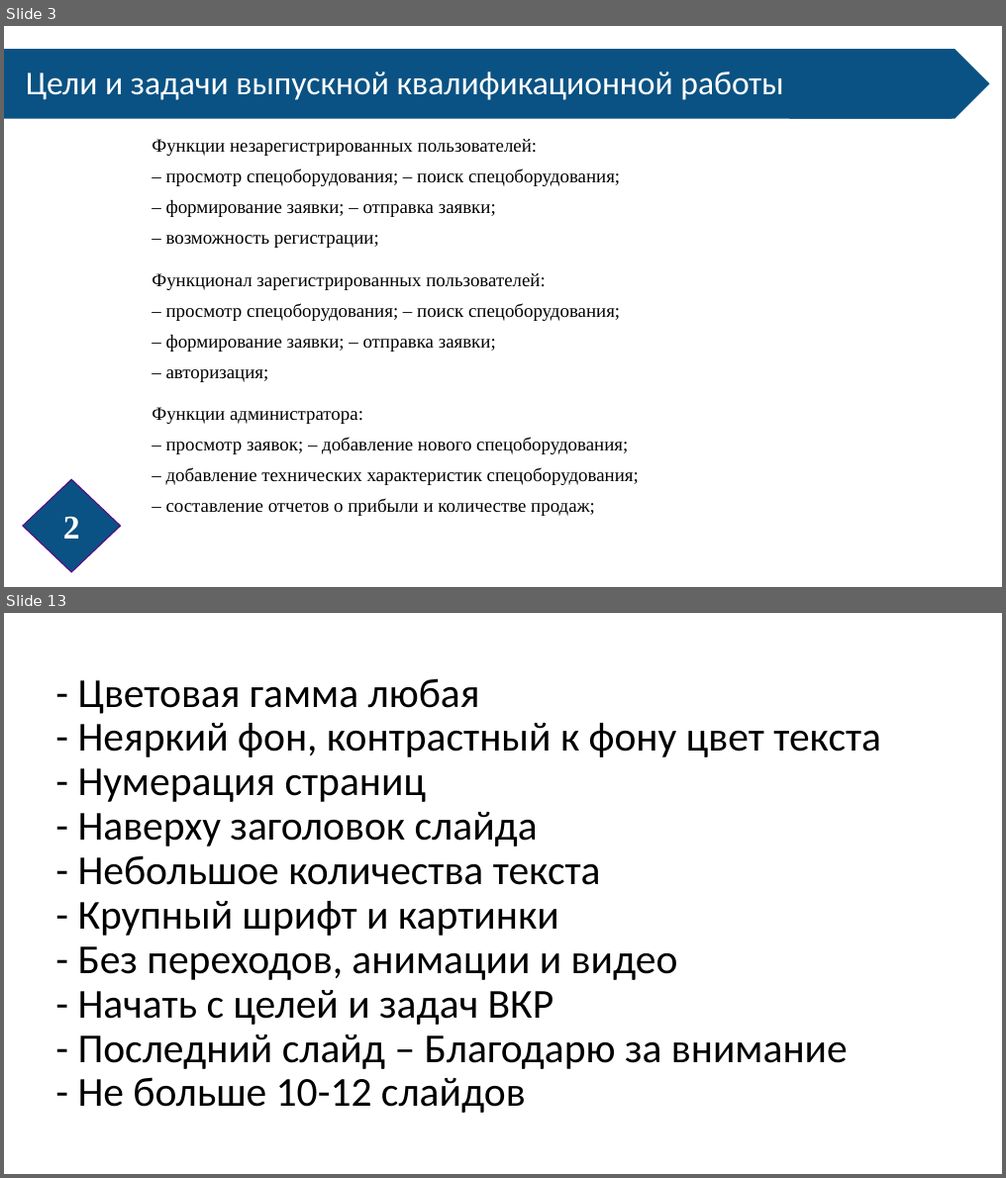
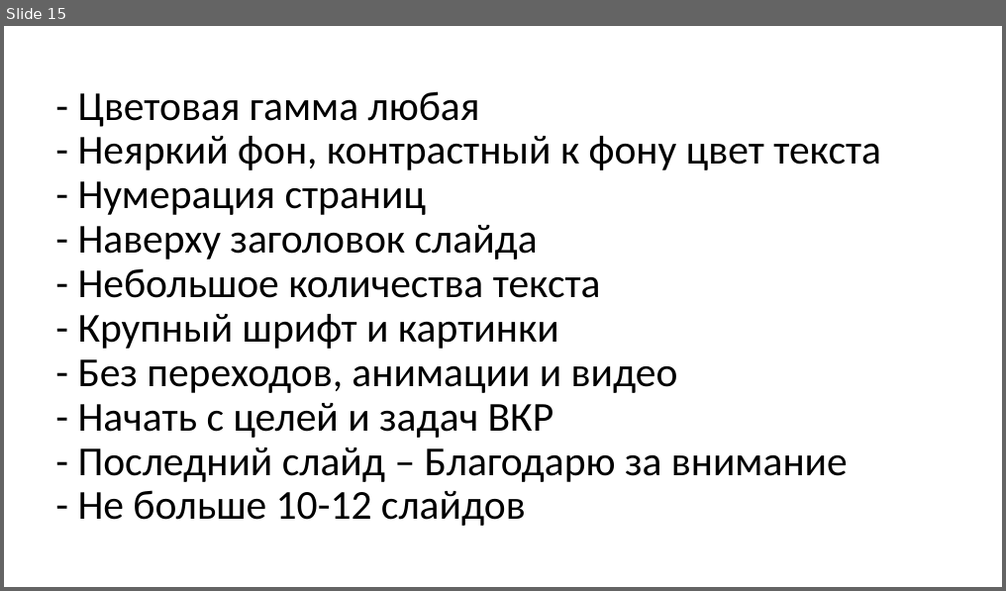
Before and after one commit to LebedevOleg/VKR_2022, a slide deck: Prezentatsia_VKR_2022.pptx. Shown one above the other, each under a label of ours: slides 3 and 13 before the commit, slide 15 after it; the slides between them are not shown. The pictures are 1006x1178 and 1006x591 pixels, drawn with LibreOffice and Linux fonts; fonts in the diff are those of the drawing. Boxes give left, top, right and bottom in pixels: in the first picture for what was removed or moved away, otherwise in the second. Text is boxed around its words. In the diff, an @@ line names an element or a change of style, - is before the commit and + after.

```diff
--- a/Prezentatsia_VKR_2022.pptx
+++ b/Prezentatsia_VKR_2022.pptx
@@ slide 3 removed at box(4, 26, 1002, 587), background #FFFFFF @@
@@ pentagon arrow removed at box(4, 49, 986, 119) @@
@@ chevron removed at box(790, 49, 990, 119) @@
@@ text removed at box(26, 72, 783, 100) @@
-Цели и задачи выпускной квалификационной работы
@@ text removed at box(152, 139, 639, 516) @@
-Функции незарегистрированных пользователей:
-– просмотр спецоборудования; – поиск спецоборудования;
-– формирование заявки; – отправка заявки;
-– возможность регистрации;
-Функционал зарегистрированных пользователей:
-– просмотр спецоборудования; – поиск спецоборудования;
-– формирование заявки; – отправка заявки;
-– авторизация;
-Функции администратора:
-– просмотр заявок; – добавление нового спецоборудования;
-– добавление технических характеристик спецоборудования;
-– составление отчетов о прибыли и количестве продаж;
@@ diamond removed at box(23, 479, 121, 572) @@
-2
@@ what was slide 13 is now slide 15 @@
```
Also in this commit, not shown: 6 slides changed, 7 slides added, 5 other slides removed, 4 other files.
